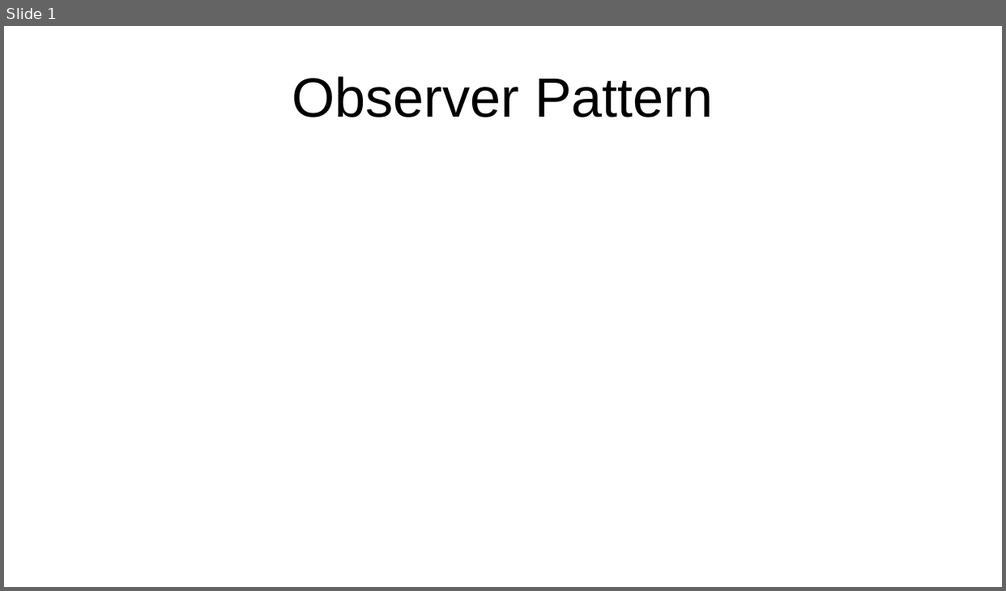
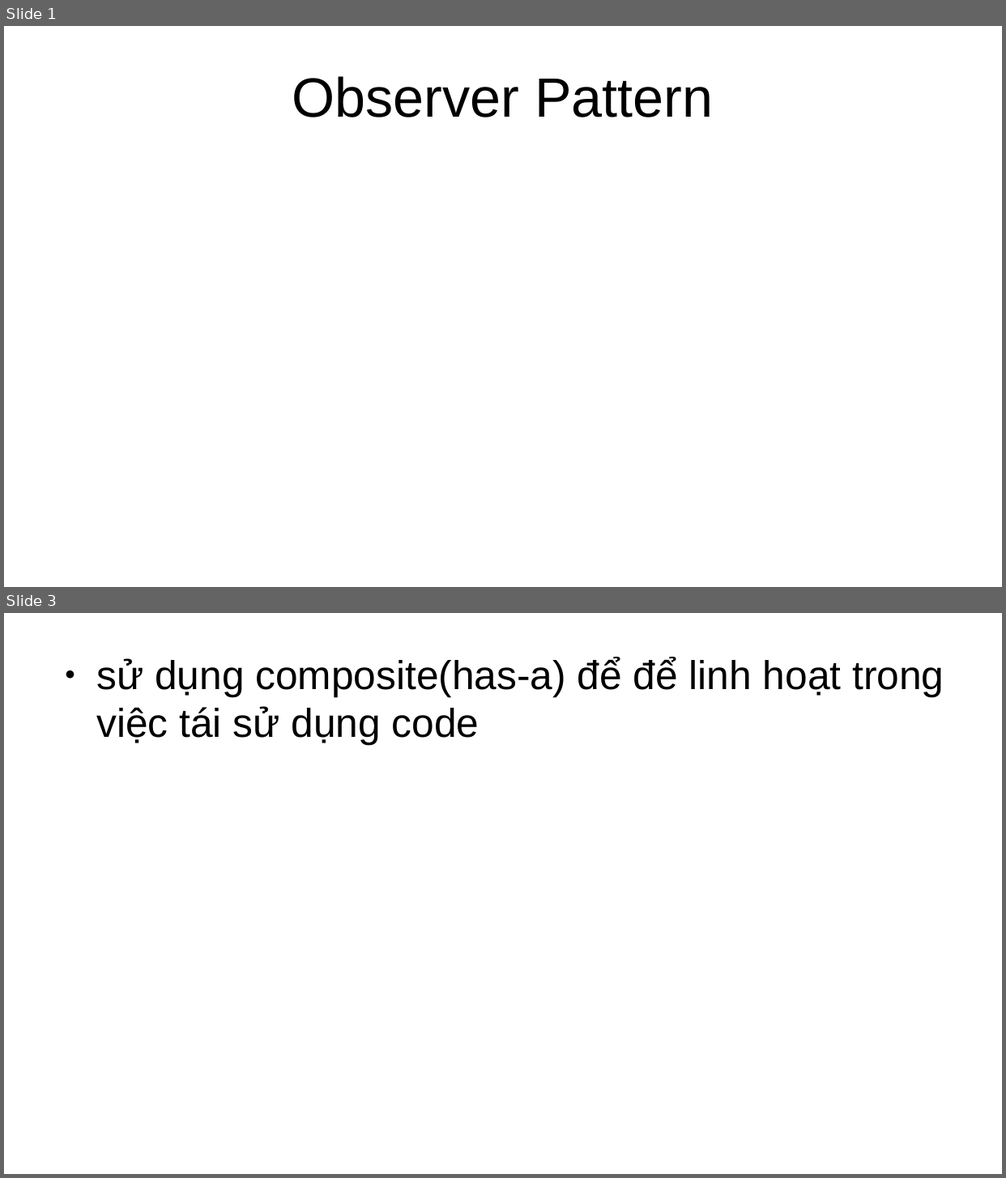
Before and after one commit to cuongnl/design_pattern, a slide deck: observer_pattern/note.odp. Shown one above the other, each under a label of ours: slide 1 before the commit, slides 1 and 3 after it; the slides between them are not shown. The pictures are 1006x591 and 1006x1178 pixels, drawn with LibreOffice and Linux fonts; fonts in the diff are those of the drawing. Boxes give left, top, right and bottom in pixels: in the first picture for what was removed or moved away, otherwise in the second. Text is boxed around its words. In the diff, an @@ line names an element or a change of style, - is before the commit and + after.

```diff
--- a/observer_pattern/note.odp
+++ b/observer_pattern/note.odp
@@ slide 3 added at box(4, 613, 1002, 1174), background #FFFFFF @@
@@ text added at box(96, 657, 944, 745), 32 pt, text #000000 @@
+● sử dụng composite(has-a) để để linh hoạt trong việc tái sử dụng code
```
Also in this commit, not shown: 5 other slides added, 24 other files.
